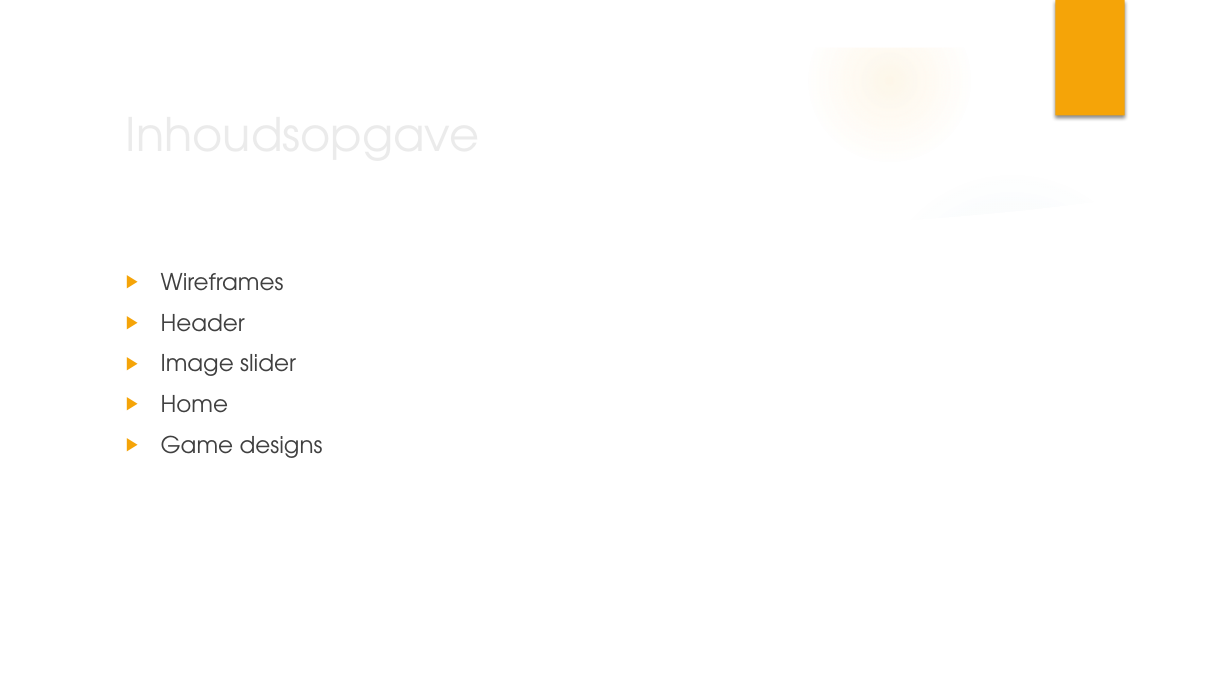
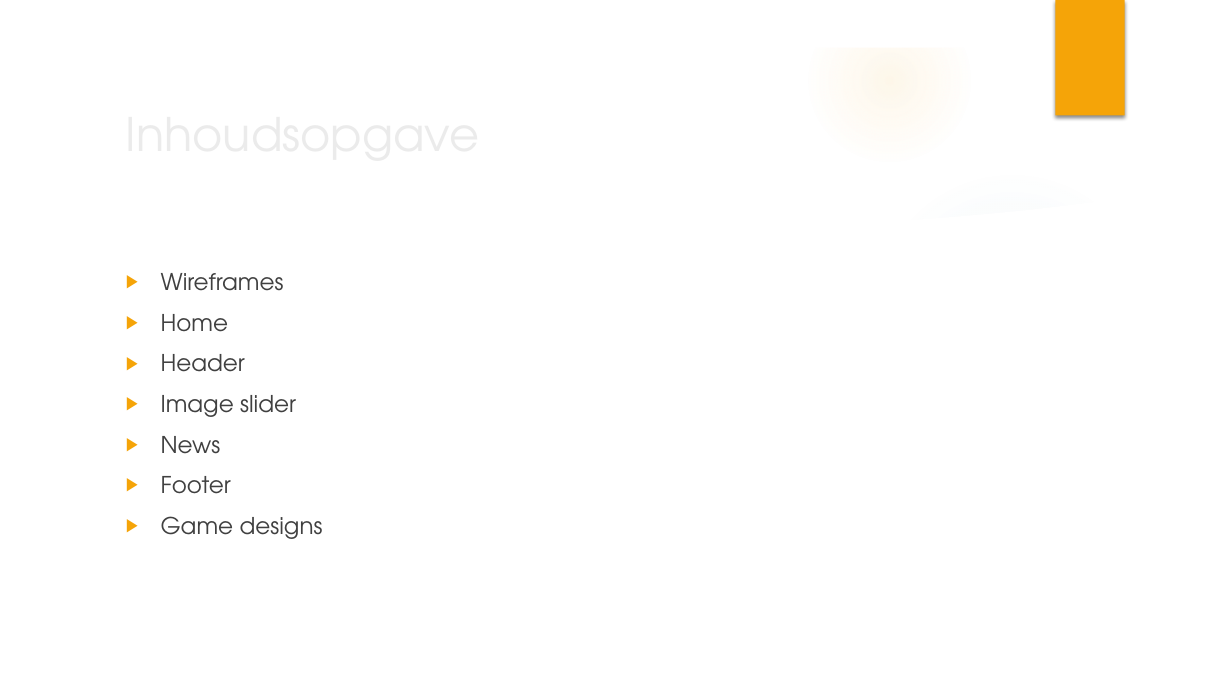
Before and after one commit to WebshopSwaggers/WebShop, a slide deck: slide 2 of documentatie/Presentatie/Presentatie Sprint 1.pptx. Drawn at 1232x693 pixels with LibreOffice and Linux fonts; fonts in the diff are those of the drawing; background and template pictures are left out. Boxes give left, top, right and bottom in pixels: in the first picture for what was removed or moved away, otherwise in the second. Text is boxed around its words. In the diff, an @@ line names an element or a change of style, - is before the commit and + after.

```diff
--- a/documentatie/Presentatie/Presentatie Sprint 1.pptx
+++ b/documentatie/Presentatie/Presentatie Sprint 1.pptx
@@ text at (161,314,229,332): paragraph added @@
+▶ Home
@@ text at (161,436,231,494): text changed @@
-▶ Home
+▶ News
+▶ Footer
```
Also in this commit, not shown: 2 other slides changed, 3 slides added.
